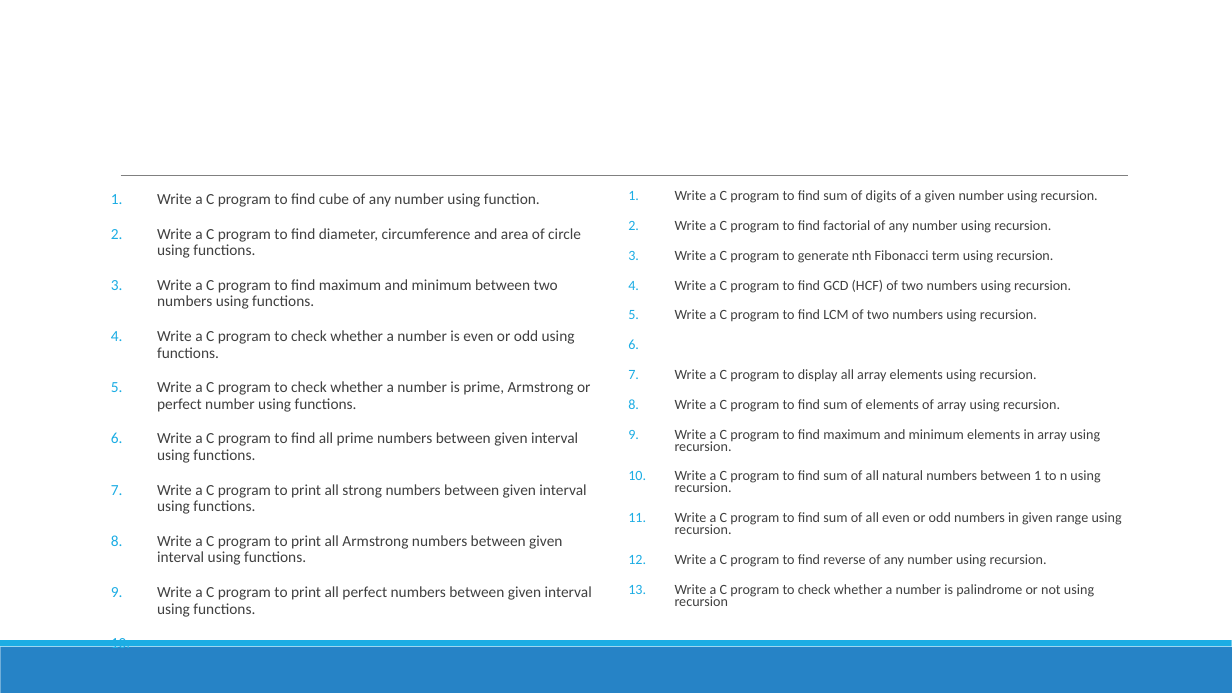
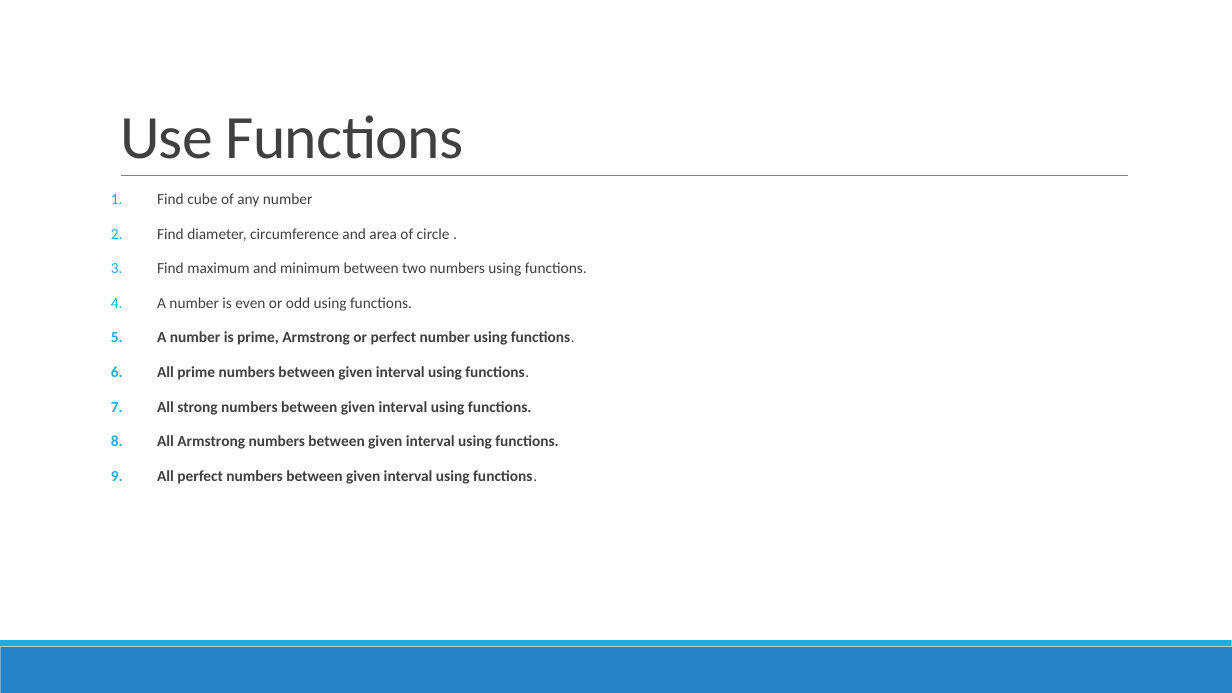
Before and after one commit to TrailBlazed/Python-Learning-Path, a slide deck: slide 6 of 3.Functions/Functions.pptx. Drawn at 1232x693 pixels with LibreOffice and Linux fonts; fonts in the diff are those of the drawing. Boxes give left, top, right and bottom in pixels: in the first picture for what was removed or moved away, otherwise in the second. Text is boxed around its words. In the diff, an @@ line names an element or a change of style, - is before the commit and + after.

```diff
--- a/3.Functions/Functions.pptx
+++ b/3.Functions/Functions.pptx
@@ title added at bbox=[120, 115, 463, 159], 48 pt, text #404040 @@
+Use Functions
@@ text at bbox=[157, 193, 587, 484]: text changed; bold on @@
-1. Write a C program to find cube of any number using function.
-2. Write a C program to find diameter, circumference and area of circle using functions.
-3. Write a C program to find maximum and minimum between two numbers using functions.
-4. Write a C program to check whether a number is even or odd using functions.
-5. Write a C program to check whether a number is prime, Armstrong or perfect number using functions.
-6. Write a C program to find all prime numbers between given interval using functions.
-7. Write a C program to print all strong numbers between given interval using functions.
-8. Write a C program to print all Armstrong numbers between given interval using functions.
-9. Write a C program to print all perfect numbers between given interval using functions.
+1. Find cube of any number
+2. Find diameter, circumference and area of circle .
+3. Find maximum and minimum between two numbers using functions.
+4. A number is even or odd using functions.
+5. A number is prime, Armstrong or perfect number using functions.
+6. All prime numbers between given interval using functions.
+7. All strong numbers between given interval using functions.
+8. All Armstrong numbers between given interval using functions.
+9. All perfect numbers between given interval using functions.
@@ text removed at bbox=[675, 190, 1122, 598] @@
-1. Write a C program to find sum of digits of a given number using recursion.
-2. Write a C program to find factorial of any number using recursion.
-3. Write a C program to generate nth Fibonacci term using recursion.
-4. Write a C program to find GCD (HCF) of two numbers using recursion.
-5. Write a C program to find LCM of two numbers using recursion.
-6. Write a C program to display all array elements using recursion.
-7. Write a C program to find sum of elements of array using recursion.
-8. Write a C program to find maximum and minimum elements in array using recursion.
-9. Write a C program to find sum of all natural numbers between 1 to n using recursion.
-10. Write a C program to find sum of all even or odd numbers in given range using recursion.
-11. Write a C program to find reverse of any number using recursion.
-12. Write a C program to check whether a number is palindrome or not using recursion
```
Also in this commit, not shown: 1 other slide changed, 22 other files.
